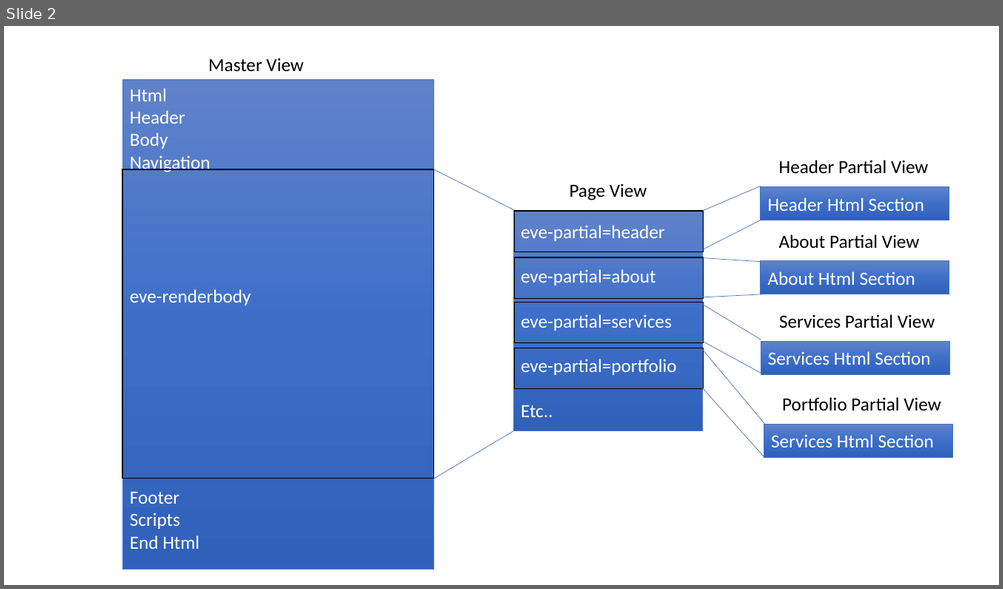
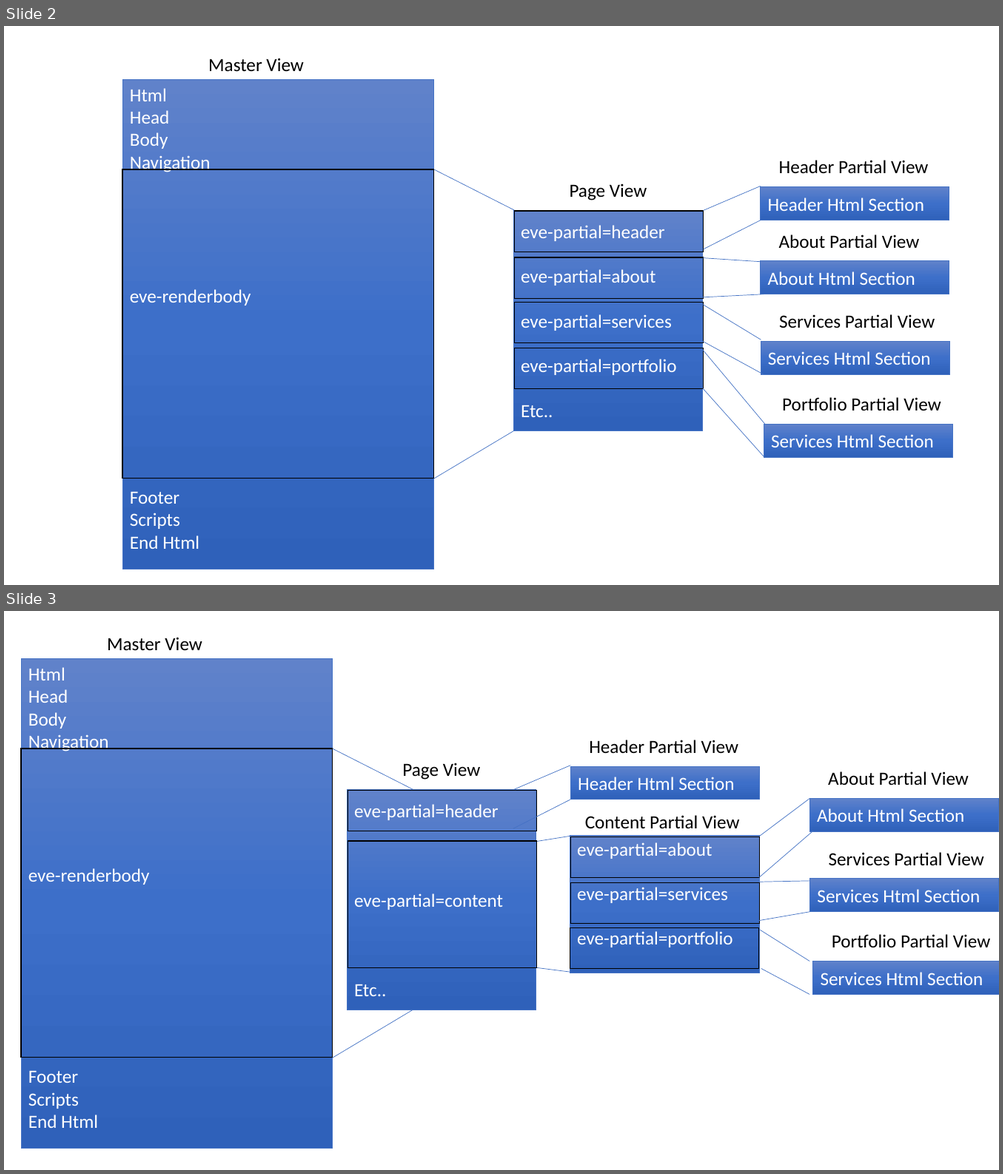
Before and after one commit to baloghp/EV5.MVC, a slide deck: EV5/EV5.Samples.ViewEngine/Assets/Tutorial/ViewStructure.pptx. Shown one above the other, each under a label of ours: slide 2 before the commit, slides 2 and 3 after it. The pictures are 1003x589 and 1003x1174 pixels, drawn with LibreOffice and Linux fonts; fonts in the diff are those of the drawing. Boxes give left, top, right and bottom in pixels: in the first picture for what was removed or moved away, otherwise in the second. Text is boxed around its words. In the diff, an @@ line names an element or a change of style, - is before the commit and + after.

```diff
--- a/EV5/EV5.Samples.ViewEngine/Assets/Tutorial/ViewStructure.pptx
+++ b/EV5/EV5.Samples.ViewEngine/Assets/Tutorial/ViewStructure.pptx
@@ slide 3 added at <box>4,611,999,1170</box>, background #FFFFFF @@
@@ text added at <box>107,637,202,651</box>, 18 pt, text #000000 @@
+Master View
@@ rectangle added at <box>21,659,333,1149</box>, fill gradient #6183CB to #3E70CA to #3062BB, outline #4472C4 0.5 pt, 18 pt, text #FFFFFF @@
+Html
+Head
+Body
+Navigation
+eve-renderbody
+Footer
+Scripts
+End Html
@@ text added at <box>589,740,738,754</box>, 18 pt, text #000000 @@
+Header Partial View
@@ rectangle added at <box>21,749,333,1058</box>, outline #000000 1 pt @@
@@ line added from (333, 749) to (413, 789), #4472C4 0.5 pt @@
@@ text added at <box>402,763,480,780</box>, 18 pt, text #000000 @@
+Page View
@@ line added from (514, 790) to (570, 766), #4472C4 0.5 pt @@
@@ rectangle added at <box>570,766,759,800</box>, fill gradient #6183CB to #3E70CA to #3062BB, outline #4472C4 0.5 pt, 18 pt, text #FFFFFF @@
+Header Html Section
@@ text added at <box>828,772,967,786</box>, 18 pt, text #000000 @@
+About Partial View
@@ rectangle added at <box>347,789,535,1010</box>, fill gradient #6183CB to #3E70CA to #3062BB, outline #4472C4 0.5 pt, 18 pt, text #FFFFFF @@
+eve-partial=header
+eve-partial=content
+Etc..
@@ rectangle added at <box>348,790,537,831</box>, outline #000000 1 pt @@
@@ line added from (514, 829) to (570, 800), #4472C4 0.5 pt @@
@@ line added from (759, 837) to (810, 798), #4472C4 0.5 pt @@
@@ rectangle added at <box>810,798,999,832</box>, fill gradient #6183CB to #3E70CA to #3062BB, outline #4472C4 0.5 pt, 18 pt, text #FFFFFF @@
+About Html Section
@@ text added at <box>585,815,739,829</box>, 18 pt, text #000000 @@
+Content Partial View
@@ line added from (759, 878) to (813, 831), #4472C4 0.5 pt @@
@@ rectangle added at <box>348,842,537,968</box>, outline #000000 1 pt @@
@@ line added from (536, 842) to (570, 836), #4472C4 0.5 pt @@
@@ rectangle added at <box>569,835,759,973</box>, fill gradient #6183CB to #3E70CA to #3062BB, outline #4472C4 0.5 pt, 18 pt, text #FFFFFF @@
+eve-partial=about
+eve-partial=services
+eve-partial=portfolio
@@ rectangle added at <box>570,837,759,878</box>, outline #000000 1 pt @@
@@ text added at <box>828,852,983,866</box>, 18 pt, text #000000 @@
+Services Partial View
@@ rectangle added at <box>570,883,759,923</box>, outline #000000 1 pt @@
@@ line added from (759, 882) to (810, 881), #4472C4 0.5 pt @@
@@ rectangle added at <box>810,879,999,912</box>, fill gradient #6183CB to #3E70CA to #3062BB, outline #4472C4 0.5 pt, 18 pt, text #FFFFFF @@
+Services Html Section
@@ line added from (759, 920) to (810, 912), #4472C4 0.5 pt @@
@@ rectangle added at <box>570,928,759,969</box>, outline #000000 1 pt @@
@@ line added from (760, 931) to (810, 962), #4472C4 0.5 pt @@
@@ text added at <box>831,934,990,948</box>, 18 pt, text #000000 @@
+Portfolio Partial View
@@ rectangle added at <box>813,962,999,995</box>, fill gradient #6183CB to #3E70CA to #3062BB, outline #4472C4 0.5 pt, 18 pt, text #FFFFFF @@
+Services Html Section
@@ line added from (537, 968) to (570, 972), #4472C4 0.5 pt @@
@@ line added from (761, 969) to (810, 994), #4472C4 0.5 pt @@
@@ line added from (333, 1058) to (413, 1010), #4472C4 0.5 pt @@
@@ slide 2 changed as well @@
@@ text in rectangle at <box>130,110,169,149</box>: text changed @@
-Header
-Body
+Head
+Body
```
Also in this commit, not shown: 2 other slides changed, 1 other slide added, 49 other files.
